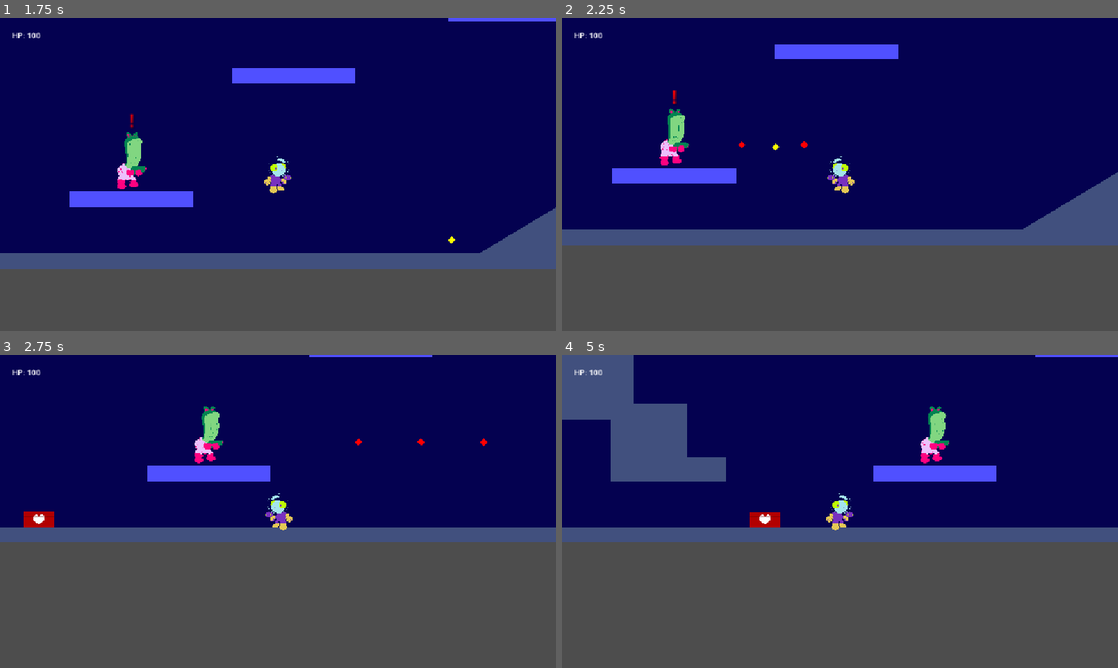
Above: before the commit, frames 1-4 (two rows, left to right).
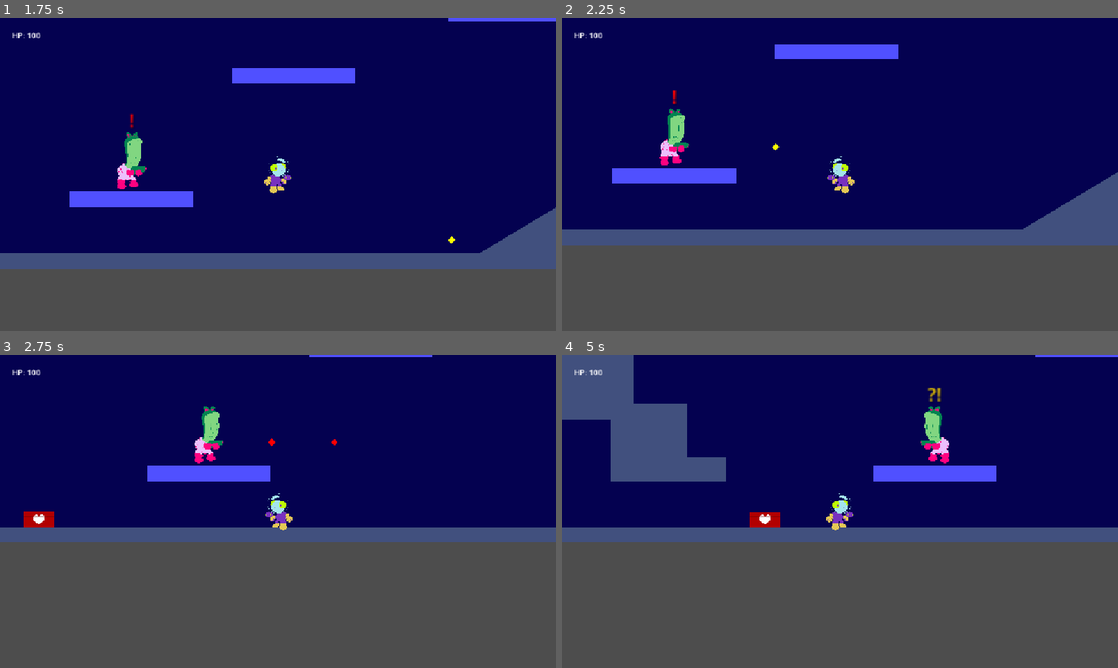
Above: after the commit, the same moments.

Repository: kv-mod3/FightClub-SpacePirates
Game: Godot game, scene res://levels/level_debug.tscn
The game is run twice, just before and just after one commit, with the same random seed, the same clock (stepped at 60 frames per second) and the same inputs. This scene is started directly instead of the project's main scene.
Inputs:
- Up to frame 1 (1.75 s): tap Enter (shoot) at 0.5, 0.6, 1.35 s; hold D (right) from 0.53 s (still down); tap Space (jump) at 0.77, 1.52 s
- Up to frame 2 (2.25 s): release D (right) at 2.03 s; hold A (left) from 2.03 s (still down); tap Enter (shoot) at 2.1 s
- Up to frame 3 (2.75 s): keep holding A (left)
- Up to frame 4 (5 s): tap Enter (shoot) at 2.85, 3.6, 4.35 s; tap Space (jump) at 3.02, 3.77, 4.52 s; release A (left) at 4.28 s; hold D (right) from 4.28 s (still down)

Frame 1 is identical in both runs. In frame 2, less than 0.1% of the frame differs, in the area x 31-45%, y 39-42%; in frame 3, less than 0.1%; in frame 4, 0.6%, in the area x 64-70%, y 10-35%.

Commit message:
more enemy improvements

Diff:
--- a/project-space-pirates/objects/enemies/PirateEnemy/pirate_bullet.gd
+++ b/project-space-pirates/objects/enemies/PirateEnemy/pirate_bullet.gd
@@ -16,7 +16,6 @@
 
 # Deletes the bullet a few seconds after it exits the screen.
 func _on_visible_on_screen_notifier_2d_screen_exited() -> void:
-	await get_tree().create_timer(3).timeout # Waits until timeout, then resumes the rest of the code.
 	queue_free()
 	print("Bullet deleted.")
 
--- a/project-space-pirates/objects/enemies/PirateEnemy/pirate_enemy.gd
+++ b/project-space-pirates/objects/enemies/PirateEnemy/pirate_enemy.gd
@@ -96,11 +96,11 @@
 
 
 func _on_direction_timer_timeout() -> void:
-	# For enemies in roaming-mode:
+	# If enemy is a roamer:
 	if mode == EnemyMode.ROAMING:
 		$DirectionTimer.wait_time = range(2, 5).pick_random()
 
-		# Change direction if moving.
+		# Change direction only if moving.
 		if current_state == State.MOVE:
 			direction = choose([Vector2.LEFT, Vector2.RIGHT])
 			face_direction()
@@ -137,8 +137,8 @@
 
 func shoot() -> void:
 	is_shooting = true
+	await get_tree().create_timer(0.5).timeout # Windup before firing.
 	await create_bullet(3)
-	print("Enemy's gun is on cooldown.")
 	await get_tree().create_timer(3).timeout # Cooldown after firing. Affects how long until enemy does next action.
 	is_shooting = false
 	print("Enemy is ready to fire again.")
@@ -155,6 +155,13 @@
 func take_damage(damage: float, bullet_direction: String) -> void:
 	if not target:
 		status_indicator("?!", "yellow")
+	# Roaming enemies will stop.
+	if mode == EnemyMode.ROAMING:
+		current_state = State.IDLE
+	# If ForgetTimer is still going, refresh the time.
+	if not $ForgetTimer.is_stopped():
+		$ForgetTimer.start()
+		print("Forget Timer has been refreshed.")
 	if taking_damage == false: # Prevents the enemy from taking too many instances of damage while the code runs.
 		taking_damage = true
 		# health -= damage
@@ -178,18 +185,18 @@
 
 		taking_damage = false
 	# NOTE: The following code is here at the bottom to give the enemy a moment to understand it got hurt.
-	if not target:
-		# Roaming enemies will stop for a period of time.
-		if mode == EnemyMode.ROAMING:
-			current_state = State.IDLE
-			$DirectionTimer.wait_time = 3
-		# Faces enemy towards the direction of the Player's bullets.
-		if bullet_direction == "left" and direction.x < 0:
-			direction = Vector2.RIGHT
-			face_direction()
-		if bullet_direction == "right" and direction.x > 0:
-			direction = Vector2.LEFT
-			face_direction()
+	# Faces enemy towards the direction of the Player's bullets.
+	if bullet_direction == "left" and direction.x < 0:
+		direction = Vector2.RIGHT
+		face_direction()
+	if bullet_direction == "right" and direction.x > 0:
+		direction = Vector2.LEFT
+		face_direction()
+	# Gives the illusion that the enemies are checking out things in that direction.
+	if mode == EnemyMode.ROAMING:
+		current_state = State.MOVE
+		$DirectionTimer.start(30)
+		print("time: ",$DirectionTimer.get_wait_time())
 
 
 func surprise_attack() -> void:
@@ -200,32 +207,31 @@
 
 
 func _on_detection_area_2d_body_entered(body: Node2D) -> void:
-	# Checks if the enemy's forget timer has begun, if it has, stop the timer before it times out.
-	if not $ForgetTimer.is_stopped():
-		$ForgetTimer.stop()
-		print("Timer was forcefully stopped.")
-	# TODO: Check the following "if" statement to see if it even makes sense.
-	if body is Player and not target: # If Player detected, and the enemy had no target:
-		target = body # Sets Player as the target.
-		status_indicator("!", "red")
-		print("Enemy detected Player.")
-		if mode == EnemyMode.ROAMING: # If enemy is roamer, stop movement immediately.
-			current_state = State.IDLE
+	if body is Player:
+		if not target: # If the enemy had no target:
+			target = body # Sets Player as the target.
+			status_indicator("!", "red")
+			print("Enemy detected Player.")
+			if mode == EnemyMode.ROAMING: # If enemy is roamer, stop movement immediately.
+				current_state = State.IDLE
+		# Checks if the enemy's forget timer has begun, if it has, stop the timer before it times out.
+		if not $ForgetTimer.is_stopped():
+			$ForgetTimer.stop()
+			print("Timer was forcefully stopped.")
 
 
 func _on_detection_area_2d_body_exited(body: Node2D) -> void:
-# TODO: Check if there's anything that could be done for stationary enemies.
 	if body is Player:
+		target = null
+		$ForgetTimer.start()
 		print("Player has left the detection range. Timer has begun.")
-		$ForgetTimer.start()
 
 
 func _on_forget_timer_timeout() -> void:
-	print("Timer has timed out! Enemy has lost memory!")
+	print("Timer has timed out, and enemy is returning to its original behavior.")
 	status_indicator("?", "white")
-	target = null
-	if mode == EnemyMode.ROAMING:
-		$DirectionTimer.wait_time = 3
+	# Roamers begin moving again.
+	if mode == EnemyMode.ROAMING:
 		current_state = State.MOVE
 
 
--- a/project-space-pirates/objects/enemies/PirateEnemy/pirate_enemy.tscn
+++ b/project-space-pirates/objects/enemies/PirateEnemy/pirate_enemy.tscn
@@ -35,6 +35,7 @@
 autostart = true
 
 [node name="JumpingTimer" type="Timer" parent="."]
+one_shot = true
 
 [node name="ForgetTimer" type="Timer" parent="."]
 wait_time = 3.0
